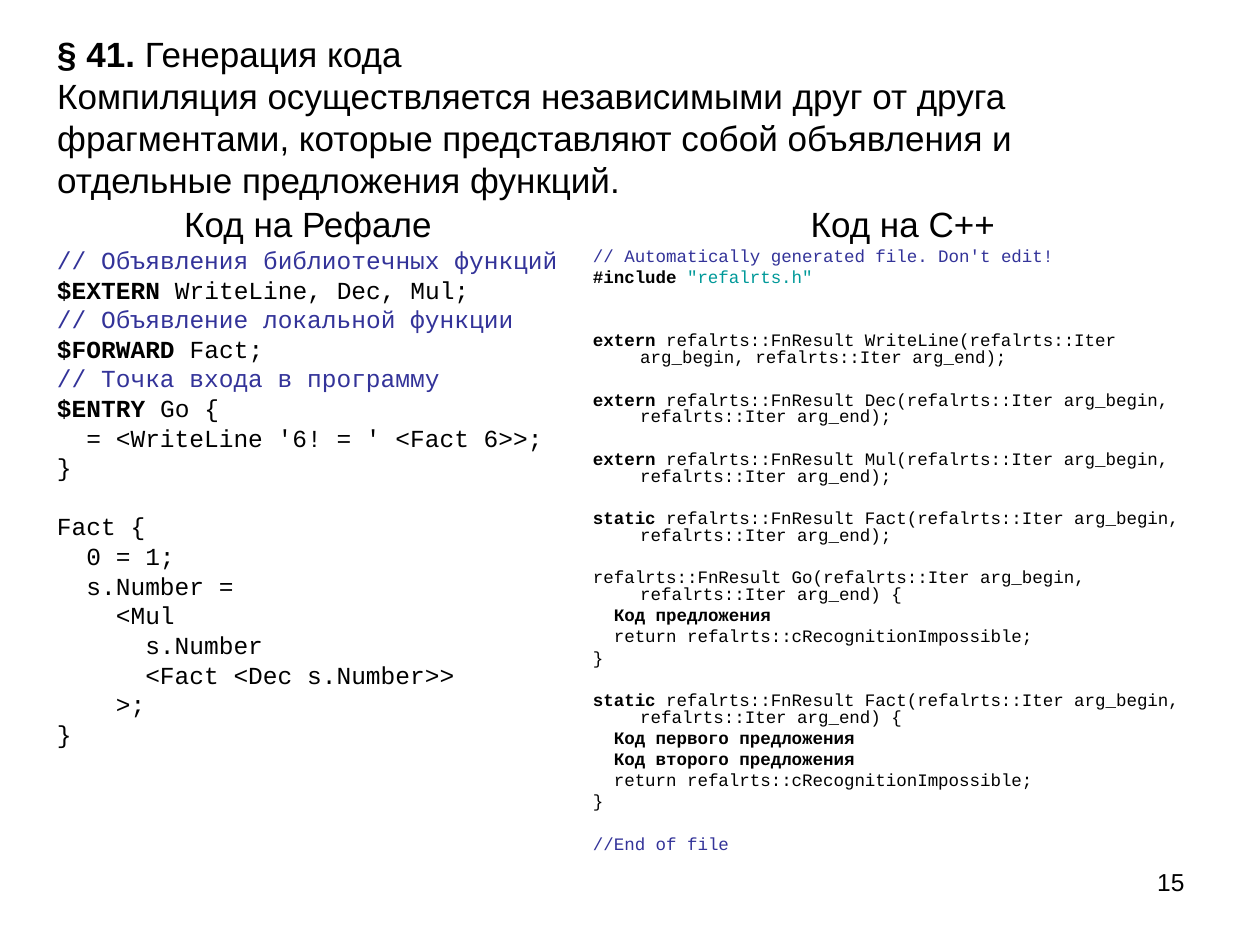
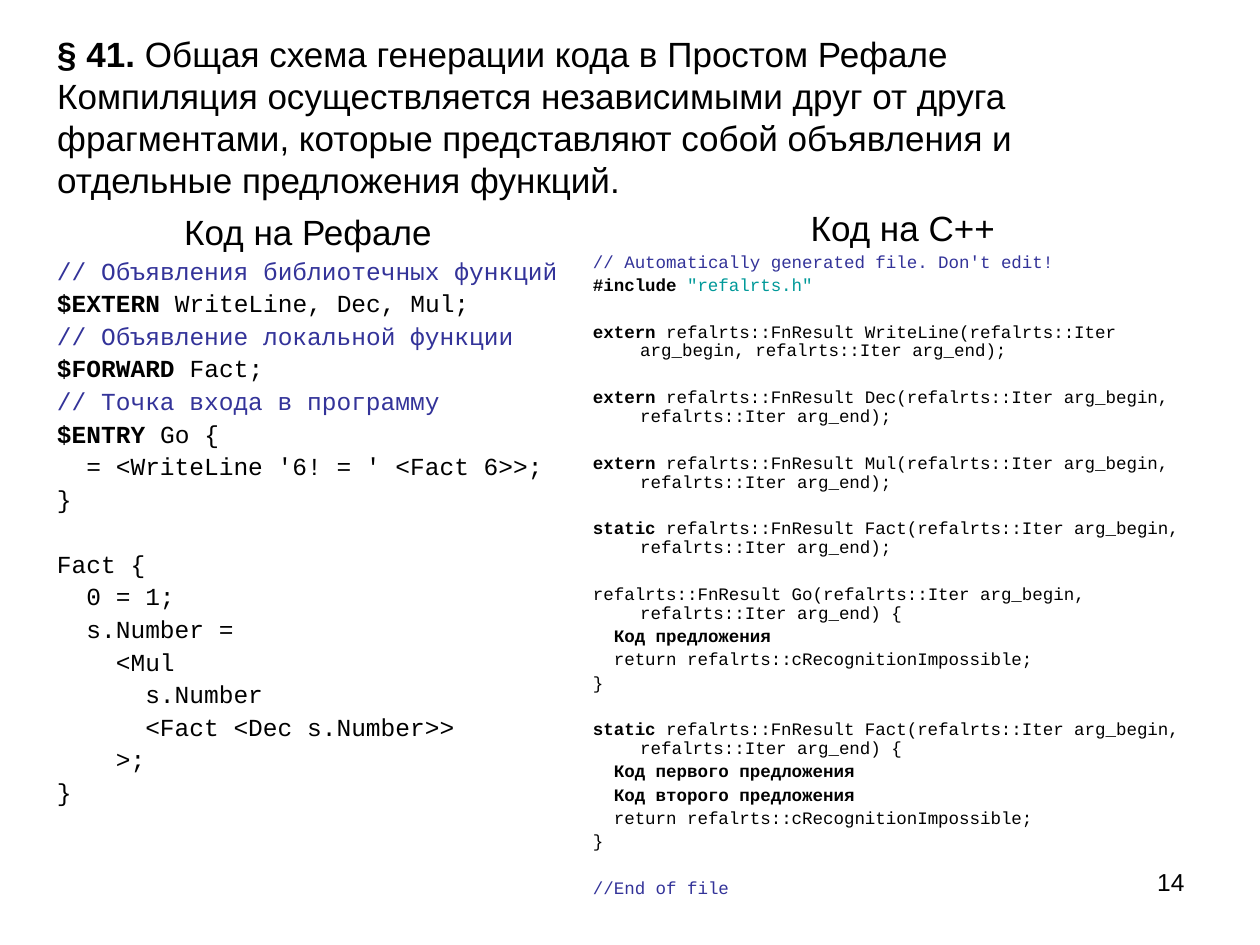
Before and after one commit to Mazdaywik/Refal-05, a slide deck: slide 14 of doc/Компилятор Простого Рефала.ppt (slide 15 before the commit). Drawn at 1260x945 pixels with LibreOffice and Linux fonts; fonts in the diff are those of the drawing. Boxes give left, top, right and bottom in pixels: in the first picture for what was removed or moved away, otherwise in the second. Text is boxed around its words. In the diff, an @@ line names an element or a change of style, - is before the commit and + after.

```diff
--- a/doc/Компилятор Простого Рефала.ppt
+++ b/doc/Компилятор Простого Рефала.ppt
@@ title at box(57, 41, 1012, 200): text changed @@
-§ 41. Генерация кода
-Компиляция осуществляется независимыми друг от друга фрагментами, которые представляют собой объявления и отдельные предложения функций.
+§ 41. Общая схема генерации кода в Простом Рефале
+Компиляция осуществляется независимыми друг от друга фрагментами, которые представляют собой объявления и отдельные предложения функций.
@@ text "Код на Рефале" at box(57, 219, 557, 737): line spacing 0.8 to 1; line spacing 0.8 to 0.9 @@
@@ text "Код на C++" at box(593, 216, 1179, 895): line spacing 0.8 to 0.9 @@
@@ page number at box(1157, 874, 1184, 891): text changed @@
-15
+14
```
Also in this commit, not shown: 9 other slides changed, 3 slides added, 5 slides removed, 4 other files.
